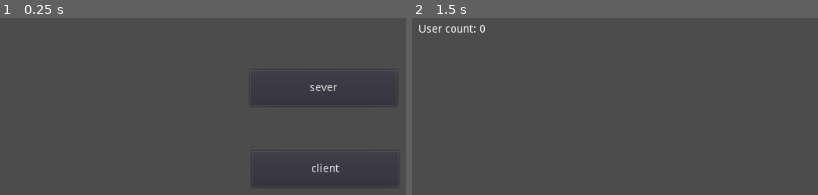
Above: before the commit, frames 1-2 (left to right).
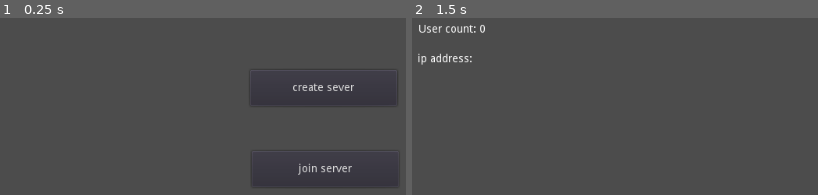
Above: after the commit, the same moments.

Repository: BeatMil/anti_air
Game: Godot game, scene res://scene/menu.tscn
Same seed, same stepped clock (60 frames per second), same inputs: the game is played once before the commit and once after it.
Inputs:
- Up to frame 1 (0.25 s): no input
- Up to frame 2 (1.5 s): click "sever" (after the commit: "create sever") at 0.5 s; tap Enter at 1.25 s

The runs differ from the first frame. In frame 1, 0.6% of the frame differs, in the area x 72-88%, y 36-89%; in frame 2, 0.3%.
Error after the commit: Invalid get index '3' (on base: 'Array'). (res://script/menu.gd:12)

Commit message:
Show ip addresses
I'm still following tutorial on youtube XD

Diff:
--- a/scene/menu.tscn
+++ b/scene/menu.tscn
@@ -10,7 +10,7 @@
 margin_top = 127.0
 margin_right = 539.0
 margin_bottom = 173.0
-text = "sever"
+text = "create sever"
 __meta__ = {
 "_edit_use_anchors_": false
 }
@@ -20,7 +20,7 @@
 margin_top = 231.0
 margin_right = 541.0
 margin_bottom = 277.0
-text = "client"
+text = "join server"
 __meta__ = {
 "_edit_use_anchors_": false
 }
--- a/scene/sever_node.tscn
+++ b/scene/sever_node.tscn
@@ -1,8 +1,19 @@
 [gd_scene load_steps=2 format=2]
 
-[ext_resource path="res://script/server_label.gd" type="Script" id=1]
+[ext_resource path="res://script/server.gd" type="Script" id=1]
 
 [node name="sever_2dnode" type="Node2D"]
+script = ExtResource( 1 )
+
+[node name="ip_label" type="Label" parent="."]
+margin_left = 38.0
+margin_top = 106.0
+margin_right = 87.0
+margin_bottom = 120.0
+text = "ip: here"
+__meta__ = {
+"_edit_use_anchors_": false
+}
 
 [node name="user_count_label" type="Label" parent="."]
 margin_left = 39.0
@@ -10,7 +21,6 @@
 margin_right = 172.0
 margin_bottom = 102.0
 text = "User count: 0"
-script = ExtResource( 1 )
 __meta__ = {
 "_edit_use_anchors_": false
 }
--- a/script/client_node.gd
+++ b/script/client_node.gd
@@ -1,8 +1,11 @@
 extends Node2D
+
+const IP_ADDRESS = "127.0.0.1"
+const PORT = 50021
 
 func _ready():
 	var network = NetworkedMultiplayerENet.new()
-	network.create_client("127.0.0.1", 1998)
+	network.create_client(IP_ADDRESS, PORT)
 	get_tree().set_network_peer(network)
 	network.connect("connection_failed",self,"_on_connection_failed")
 	get_tree().multiplayer.connect("network_peer_packet",self,"_on_packet_received")
@@ -18,10 +21,9 @@
 
 func _on_connect_button_pressed():
 	var network = NetworkedMultiplayerENet.new()
-	network.create_client("127.0.0.1", 1998)
+	network.create_client(IP_ADDRESS, PORT)
 	get_tree().set_network_peer(network)
 	$status_label.text = "Connect!"
-
 
 
 func _on_disconnect_button_pressed():
--- a/script/menu.gd
+++ b/script/menu.gd
@@ -8,6 +8,8 @@
 
 # Called when the node enters the scene tree for the first time.
 func _ready():
+	print(OS.get_name())
+	print(IP.get_local_addresses()[3])
 	pass # Replace with function body.
 
 
--- /dev/null
+++ b/script/server.gd
@@ -0,0 +1,29 @@
+extends Node2D
+
+func _ready():
+	var network = NetworkedMultiplayerENet.new()
+	network.create_server(50021, 2)
+	get_tree().set_network_peer(network)
+	var is_server = get_tree().is_network_server()
+	print("is_server: ", is_server)
+	$ip_label.text = array_to_string(IP.get_local_addresses())
+
+	# connect signals
+	network.connect("peer_connected",self,"_peer_connected")
+	network.connect("peer_disconnected",self,"_peer_disconnected")
+
+
+func array_to_string(_array: Array) -> String:
+	var text: String = "ip address:\n"
+	for i in _array:
+		text += str(i)
+		text += "\n"
+	return text
+
+
+func _peer_connected(id):
+	$user_count_label.text = "Total Users:" + str(get_tree().get_network_connected_peers().size())
+
+
+func _peer_disconnected(id):
+	$user_count_label.text = "Total Users:" + str(get_tree().get_network_connected_peers().size())
--- a/script/server_label.gd
+++ /dev/null
@@ -1,20 +0,0 @@
-extends Label
-
-func _ready():
-	var network = NetworkedMultiplayerENet.new()
-	network.create_server(1998, 2)
-	get_tree().set_network_peer(network)
-
-	# connect signals
-	network.connect("peer_connected",self,"_peer_connected")
-	network.connect("peer_disconnected",self,"_peer_disconnected")
-
-
-func _peer_connected(id):
-	text = text + "\nUser " + str(id) + " connected"
-	get_parent().get_node("user_count_label").text = "Total Users:" + str(get_tree().get_network_connected_peers().size())
-
-
-func _peer_disconnected(id):
-	text = text + "\nUser " + str(id) + " disconnected"
-	get_parent().get_node("user_count_label").text = "Total Users:" + str(get_tree().get_network_connected_peers().size())
